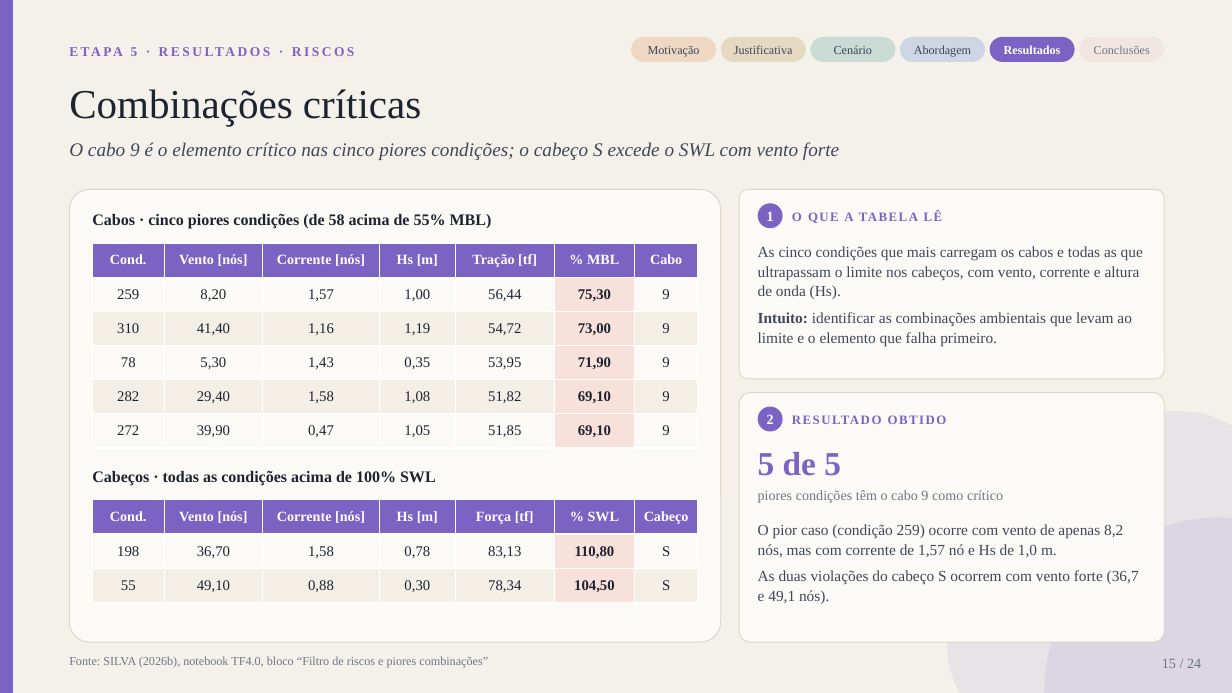
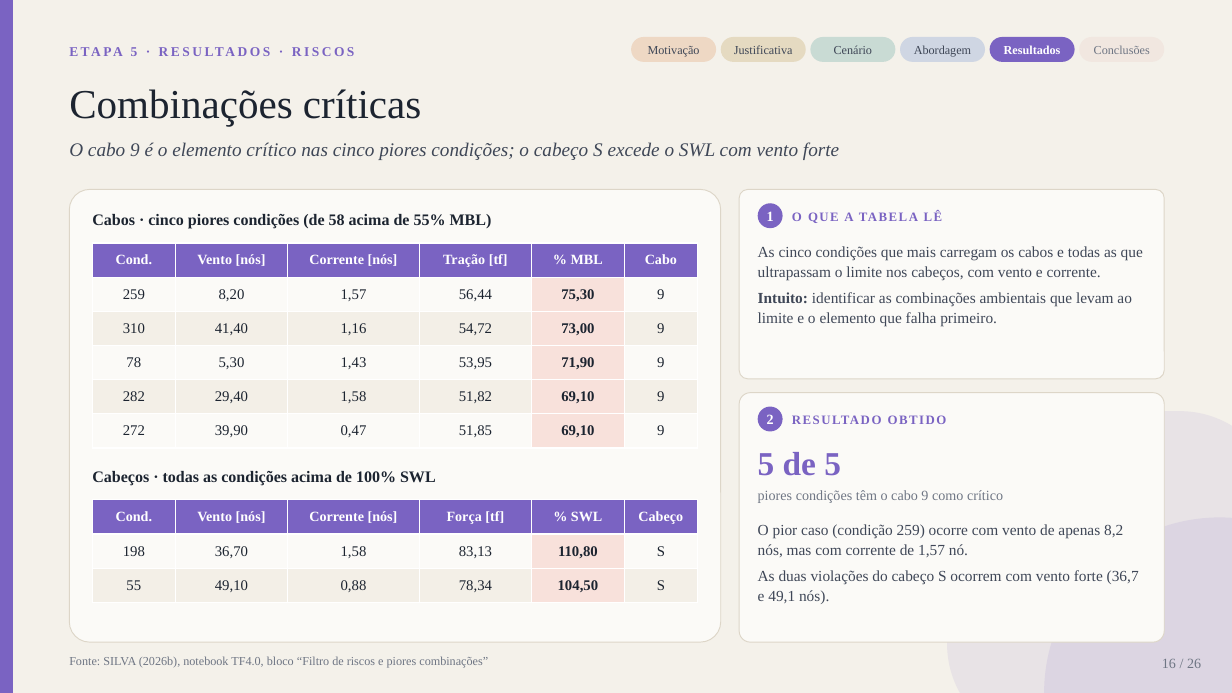
Before and after one commit to gustavogsilvaa/Apresentacao-Kiro, a slide deck: slide 16 of amarracao_v3/Apresentacao_TF_Amarracao_parcial.pptx (slide 15 before the commit). Drawn at 1232x693 pixels with LibreOffice and Linux fonts; fonts in the diff are those of the drawing. Boxes give left, top, right and bottom in pixels: in the first picture for what was removed or moved away, otherwise in the second. Text is boxed around its words. In the diff, an @@ line names an element or a change of style, - is before the commit and + after.

```diff
--- a/amarracao_v3/Apresentacao_TF_Amarracao_parcial.pptx
+++ b/amarracao_v3/Apresentacao_TF_Amarracao_parcial.pptx
@@ table at bbox=[92, 243, 697, 448] @@
-column 4: Hs [m] | 1,00 | 1,19 | 0,35 | 1,08 | 1,05
@@ text at bbox=[758, 246, 1143, 280]: text changed @@
-As cinco condições que mais carregam os cabos e todas as que ultrapassam o limite nos cabeços, com vento, corrente e altura de onda (Hs).
+As cinco condições que mais carregam os cabos e todas as que ultrapassam o limite nos cabeços, com vento e corrente.
@@ table at bbox=[92, 500, 697, 603] @@
-column 4: Hs [m] | 0,78 | 0,30
@@ text at bbox=[758, 524, 1123, 557]: text changed @@
-O pior caso (condição 259) ocorre com vento de apenas 8,2 nós, mas com corrente de 1,57 nó e Hs de 1,0 m.
+O pior caso (condição 259) ocorre com vento de apenas 8,2 nós, mas com corrente de 1,57 nó.
@@ text at bbox=[1162, 659, 1201, 668]: text changed @@
-15 / 24
+16 / 26
```
Also in this commit, not shown: 23 other slides changed, 2 slides added, 10 other files.
